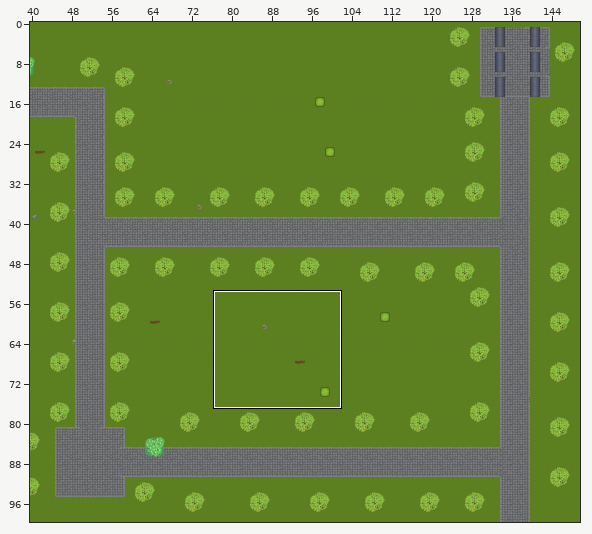
Tiled map (JSON), stored at asset/img/tiled/location_5.json. Above: a wide view before the commit, with the close-up outlined.
Close-up. First the earlier version:
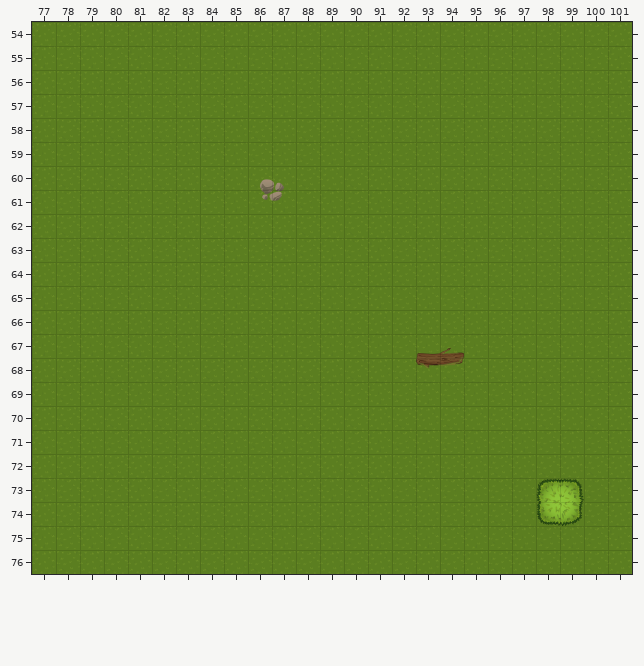
Cells are 32x32 px. Shown: x 77..101, y 54..76. The commit also changed other parts of the map, which this record leaves out.
Once edited:
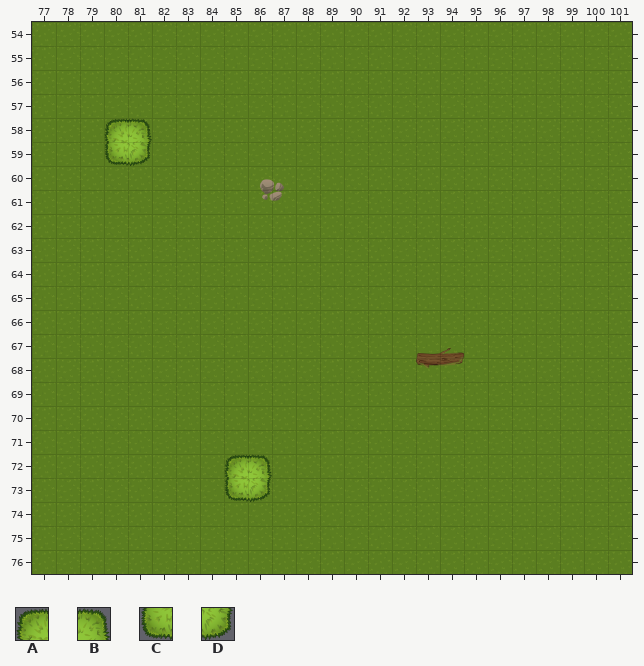
Key: from "level_1": A 516, B 517, C 566, D 567.
_ is an empty cell, . an unchanged one.
Diff:
--- layer "block"
@@ x 80..81 @@
-58 __
-59 __
+58 AB
+59 CD
@@ x 85..86 @@
-72 __
-73 __
+72 AB
+73 CD
--- layer "tree"
@@ x 98..99 @@
-73 AB
-74 CD
+73 __
+74 __
Pixel boxes of the changes (left, top, right, bottom) in both close-ups:
added: (104, 118, 152, 166)
added: (224, 454, 272, 502)
removed: (536, 478, 584, 526)
